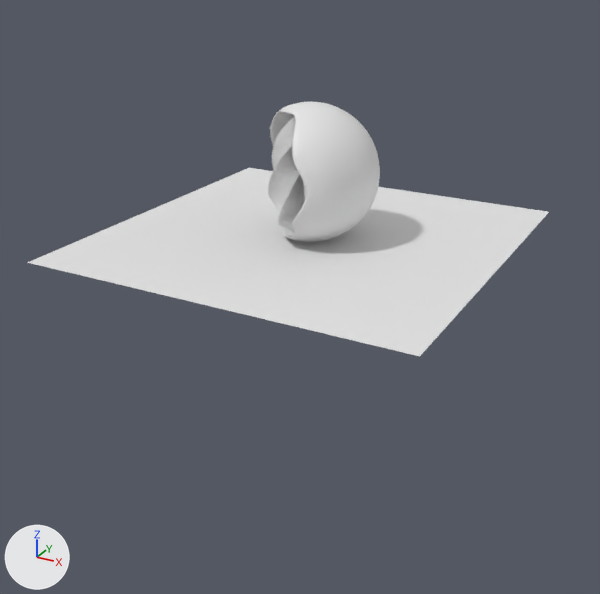
The Blender file still_life.blend, before and after one commit.
Rendered twice from a camera (50 mm lens) standing at (15.5, -29.0, 11.6) and looking at (0.1, -1.1, -2.4). Lighting does not change. The marker at lower left points along +X, +Y and +Z.
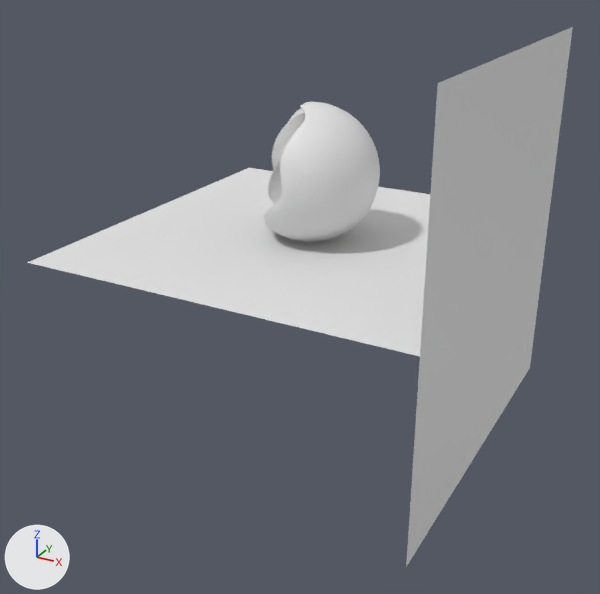
Commit message: More additions to scene

Changed parts and their boxes (x1, y1, x2, y2) in the pictures (600 x 594 px):
'Plane.001', added: after (406, 27, 573, 567)
'Icosphere', turned: before (270, 102, 380, 242); after (263, 102, 380, 242)

What changed in the scene script:
```text
Change ob_icosphere:
    ob_icosphere.rotation_euler: (0.0, 0.0, 0.0) -> (-0.0965, 0.329, -0.374)  # degrees (0, 0, 0) -> degrees (-5.5, 19, -21)
Add ob_plane_001:
    ob_plane_001 = bpy.data.objects.new('Plane.001', me_plane.copy())  # the mesh of ob_plane
    ob_plane_001.location = (8.0, 0.0, 0.0)
    ob_plane_001.rotation_euler = (0.0, 1.571, 0.0)  # degrees (0, 90, 0)
    ob_plane_001.scale = (8.0, 8.0, 8.0)
```
